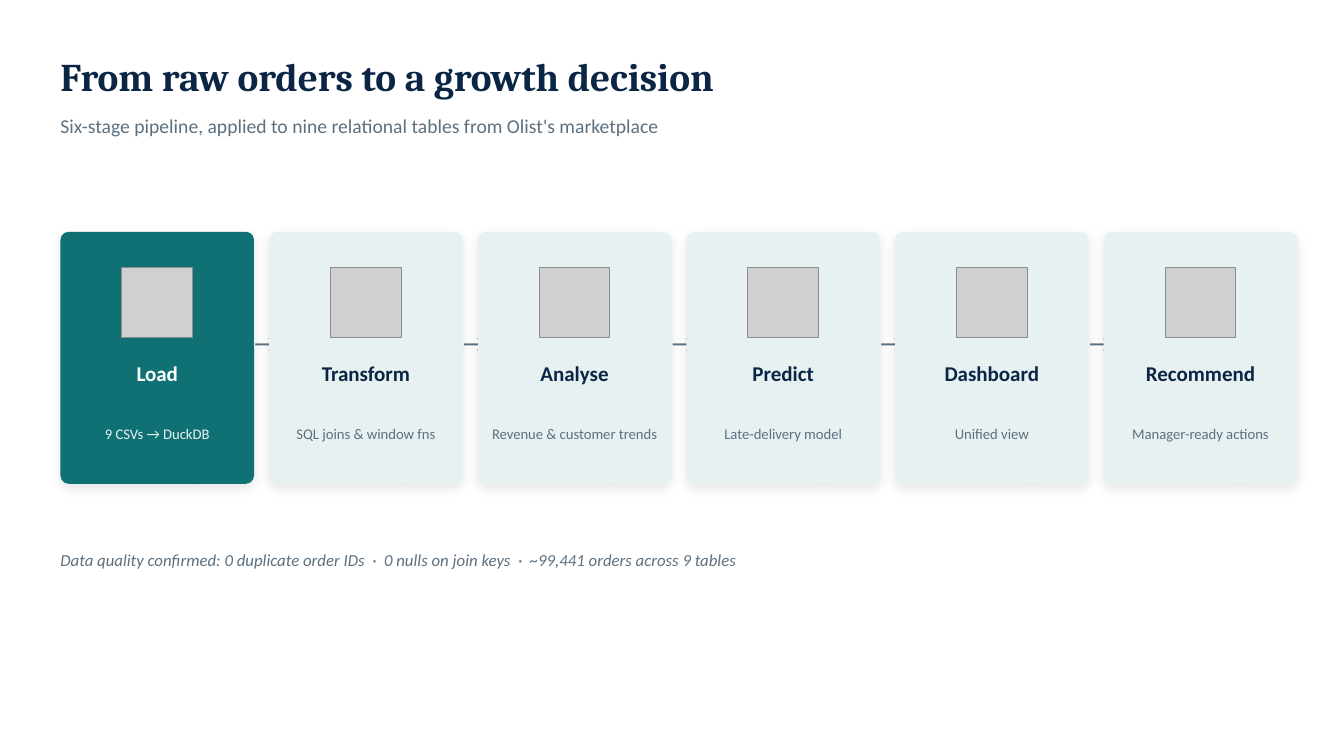
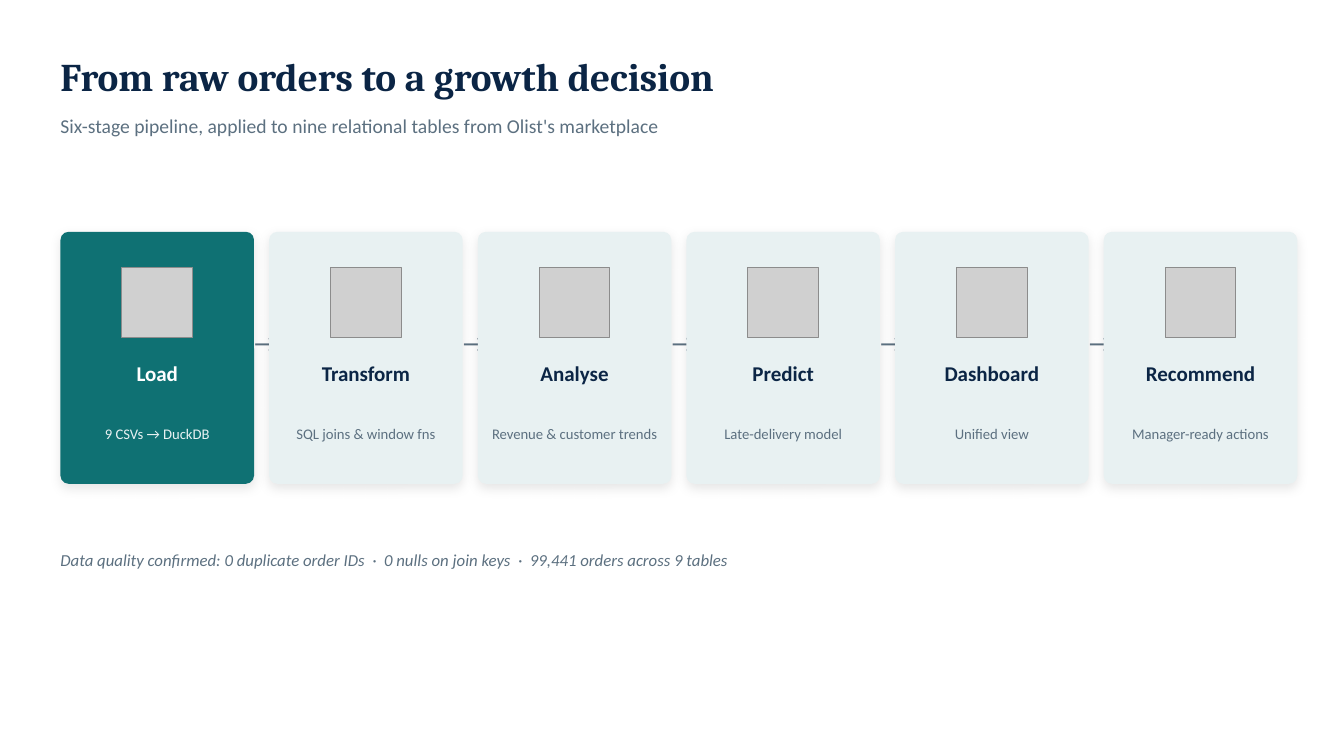
Before and after one commit to AbigailAbenaDadzie/olist-analytics, a slide deck: slide 2 of slides/olist_analytics.pptx. Drawn at 1344x756 pixels with LibreOffice and Linux fonts; fonts in the diff are those of the drawing; grey boxes stand for pictures. Boxes give left, top, right and bottom in pixels: in the first picture for what was removed or moved away, otherwise in the second. Text is boxed around its words. In the diff, an @@ line names an element or a change of style, - is before the commit and + after.

```diff
--- a/slides/olist_analytics.pptx
+++ b/slides/olist_analytics.pptx
@@ text at (60,554,727,569): text changed @@
-Data quality confirmed: 0 duplicate order IDs · 0 nulls on join keys · ~99,441 orders across 9 tables
+Data quality confirmed: 0 duplicate order IDs · 0 nulls on join keys · 99,441 orders across 9 tables
```
Also in this commit, not shown: 5 other slides changed, 4 other files.
